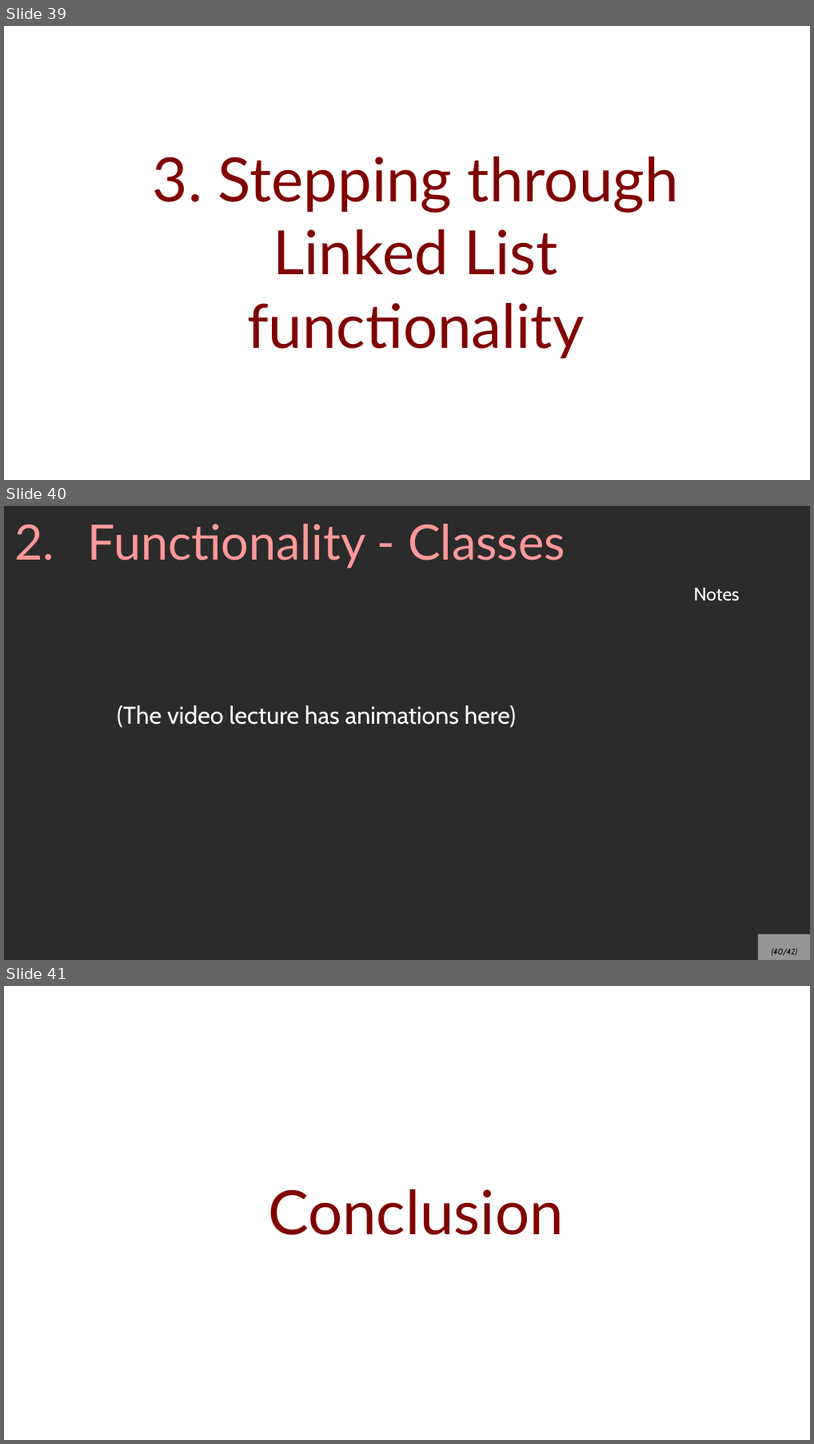
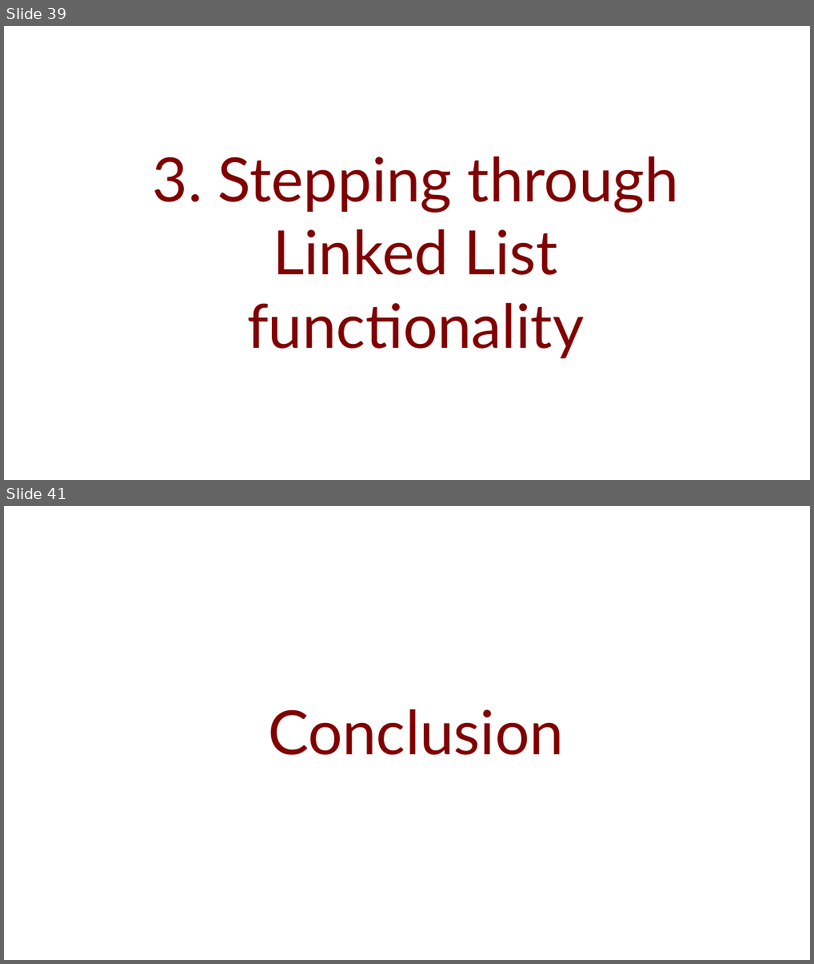
Before and after one commit to mariamhabib/CS250-Data-Structures, a slide deck: Lectures/Slides/Linked Lists.odp. Shown one above the other, each under a label of ours: slides 39, 40 and 41 before the commit, slides 39 and 41 after it; the slides between them are not shown. The pictures are 814x1444 and 814x964 pixels, drawn with LibreOffice and Linux fonts; fonts in the diff are those of the drawing; background and template pictures are left out; a plain dark background stands for a picture behind light text. Boxes give left, top, right and bottom in pixels: in the first picture for what was removed or moved away, otherwise in the second. Text is boxed around its words. In the diff, an @@ line names an element or a change of style, - is before the commit and + after.

```diff
--- a/Lectures/Slides/Linked Lists.odp
+++ b/Lectures/Slides/Linked Lists.odp
@@ slide 40 removed at [4,506,810,960], background picture (left out) @@
@@ title removed at [15,524,566,568] @@
-2. Functionality - Classes
@@ text removed at [694,588,740,601] @@
-Notes
@@ text removed at [117,705,516,727] @@
-(The video lecture has animations here)
@@ page number removed at [758,934,810,960] @@
-(40/42)
```
Also in this commit, not shown: 2 slides changed, 1 slide added, 1 other file.
